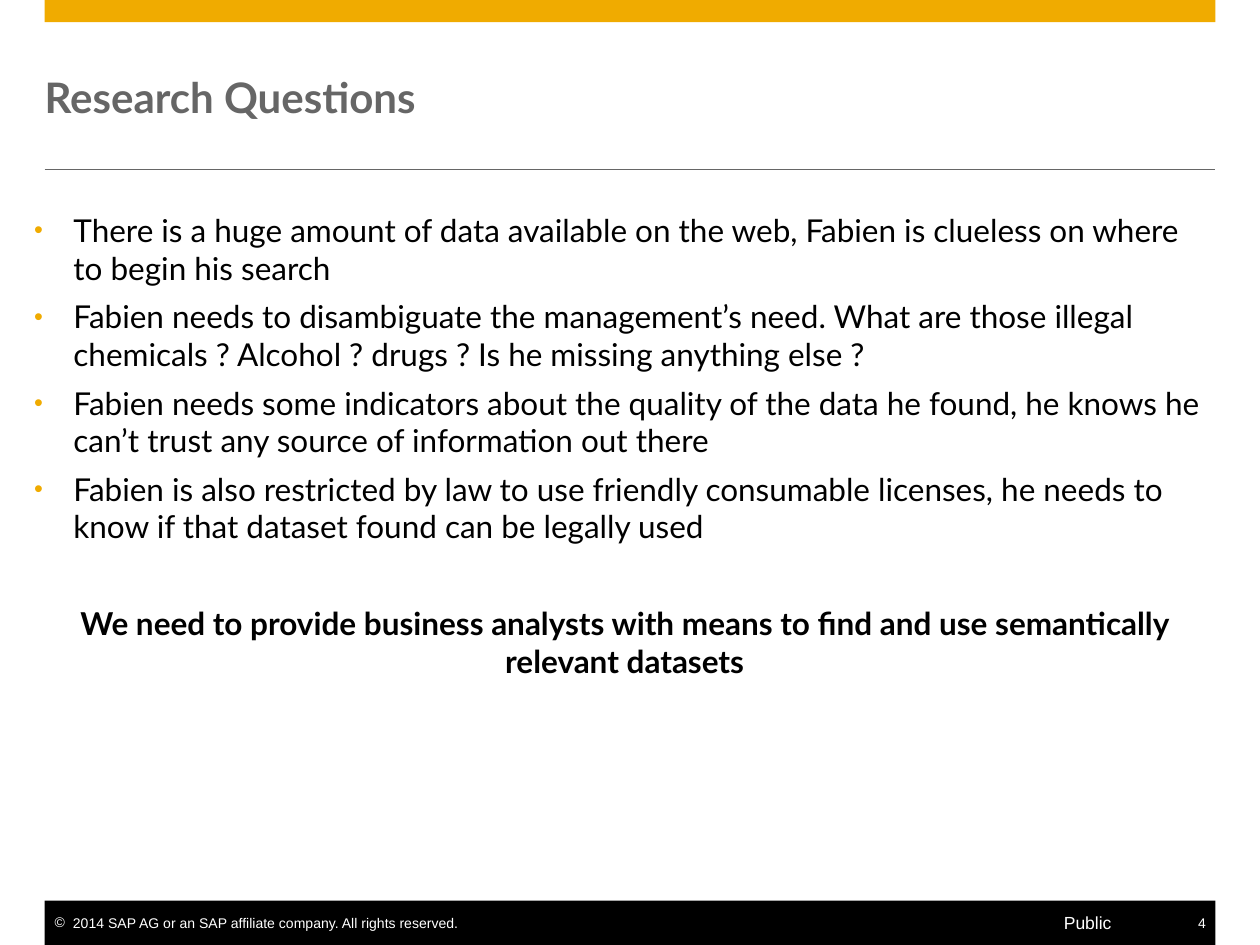
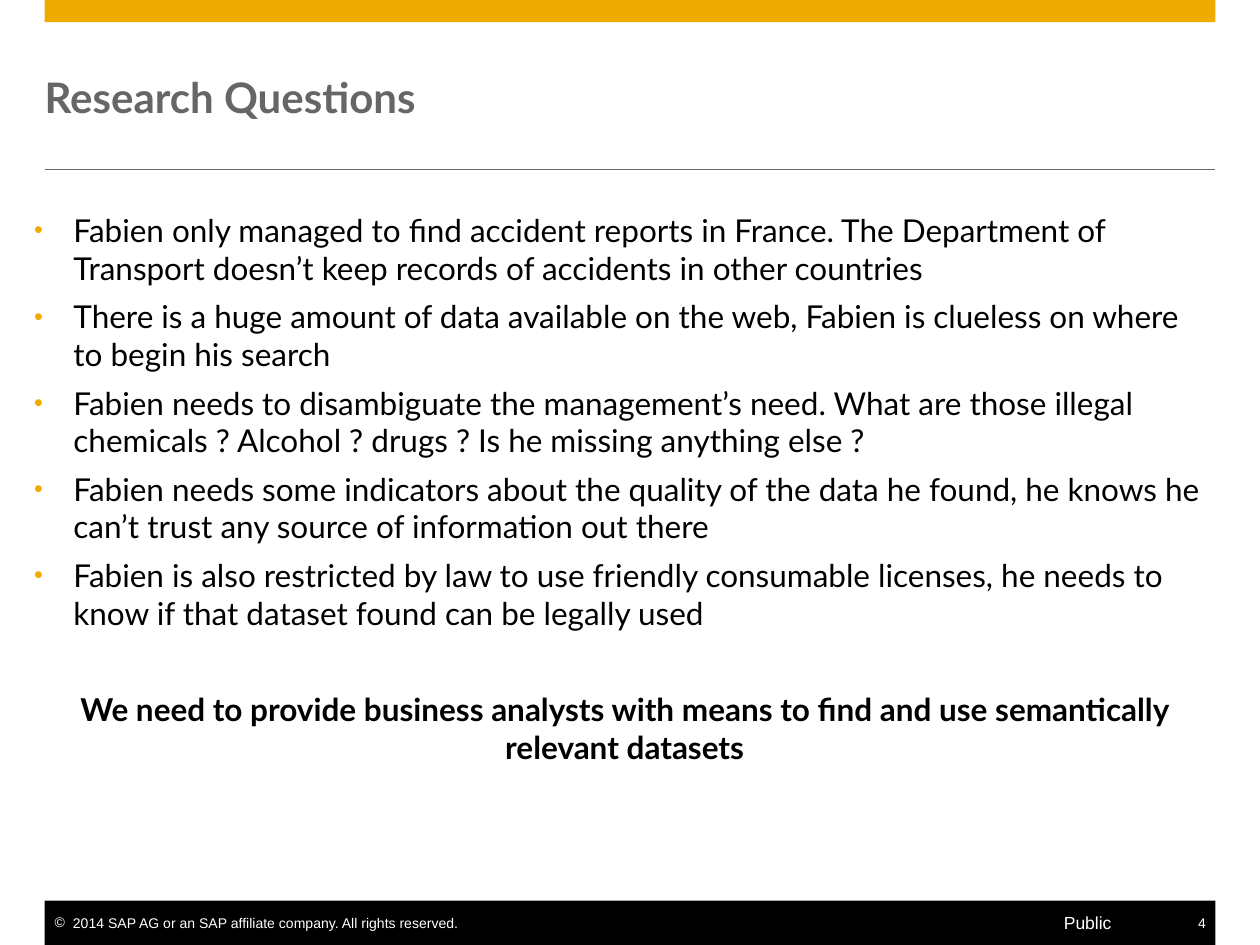
Before and after one commit to S-c-H-i-Z-o/PhD, a slide deck: slide 4 of Progress Reports CIFRE & Workplans/PhD Interim Report/presentation/Self-Service Data Provisioning through Semantic Enrichment of Data - Updated.pptx. Drawn at 1260x945 pixels with LibreOffice and Linux fonts; fonts in the diff are those of the drawing. Boxes give left, top, right and bottom in pixels: in the first picture for what was removed or moved away, otherwise in the second. Text is boxed around its words. In the diff, an @@ line names an element or a change of style, - is before the commit and + after.

```diff
--- a/Progress Reports CIFRE & Workplans/PhD Interim Report/presentation/Self-Service Data Provisioning through Semantic Enrichment of Data - Updated.pptx
+++ b/Progress Reports CIFRE & Workplans/PhD Interim Report/presentation/Self-Service Data Provisioning through Semantic Enrichment of Data - Updated.pptx
@@ text at <box>73,218,1106,286</box>: paragraph added @@
+• Fabien only managed to find accident reports in France. The Department of Transport doesn’t keep records of accidents in other countries
```
Also in this commit, not shown: 4 other slides changed, 2 slides added, 2 other files.
